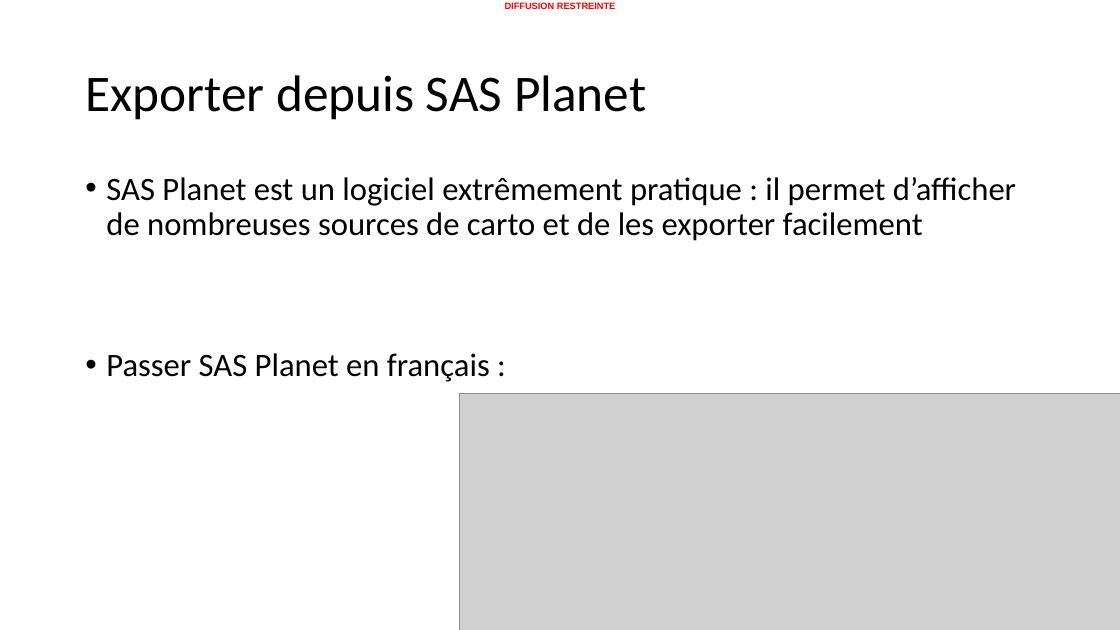
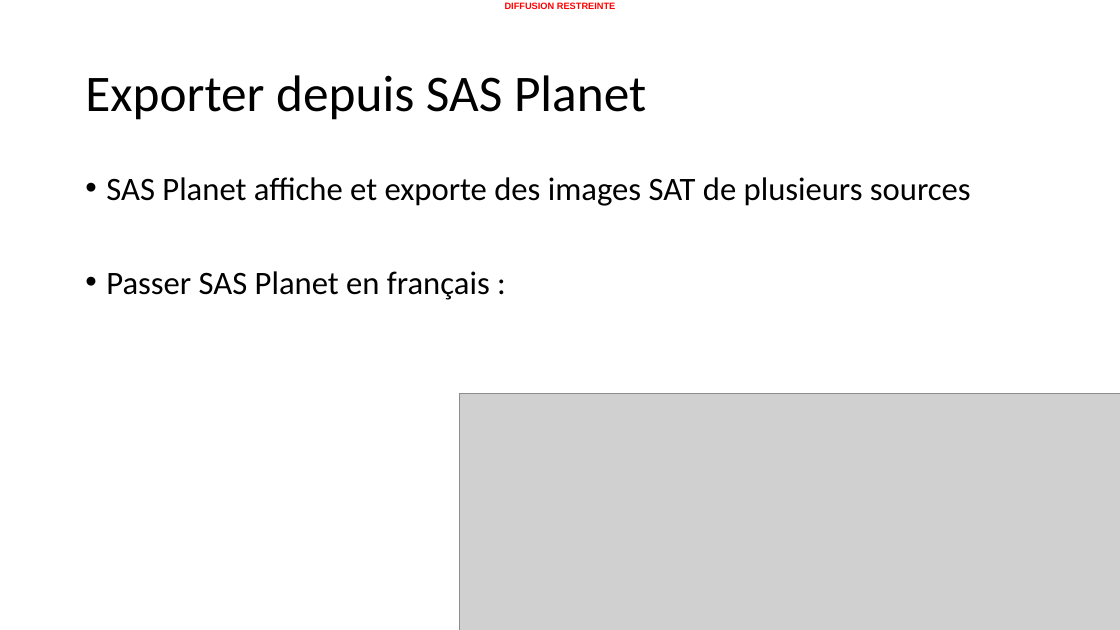
Before and after one commit to 20100dbg/OutilsGeo, a slide deck: slide 6 of cours/Guide - obtenir des cartes.pptx (slide 8 before the commit). Drawn at 1120x630 pixels with LibreOffice and Linux fonts; fonts in the diff are those of the drawing; grey boxes stand for pictures; background and template pictures are left out. Boxes give left, top, right and bottom in pixels: in the first picture for what was removed or moved away, otherwise in the second. Text is boxed around its words. In the diff, an @@ line names an element or a change of style, - is before the commit and + after.

```diff
--- a/cours/Guide - obtenir des cartes.pptx
+++ b/cours/Guide - obtenir des cartes.pptx
@@ text at [106, 177, 971, 206]: text changed @@
-• SAS Planet est un logiciel extrêmement pratique : il permet d’afficher de nombreuses sources de carto et de les exporter facilement
+• SAS Planet affiche et exporte des images SAT de plusieurs sources
```
Also in this commit, not shown: 7 other slides changed, 10 slides added, 6 slides removed, 1 other file.
